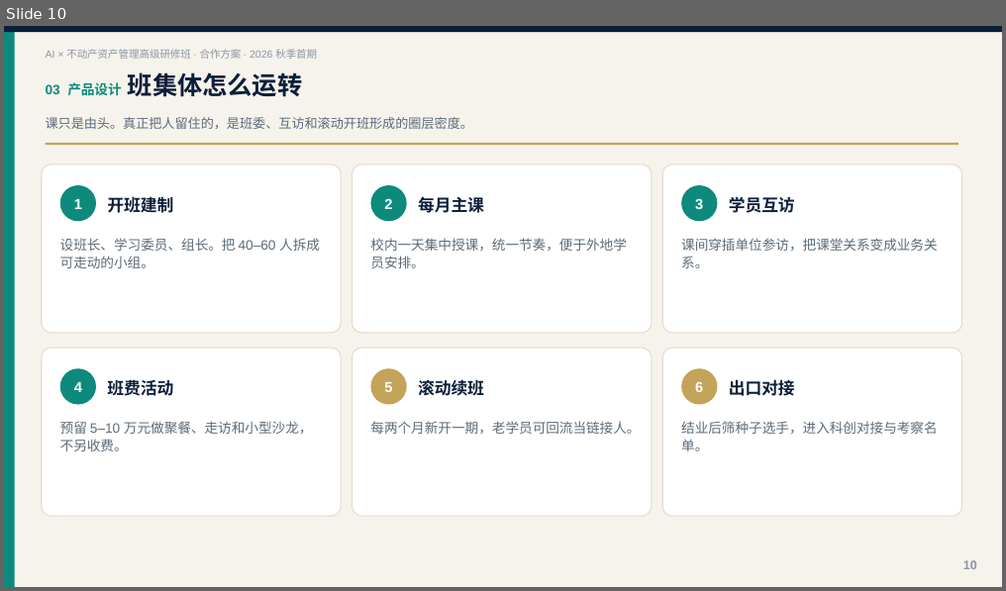
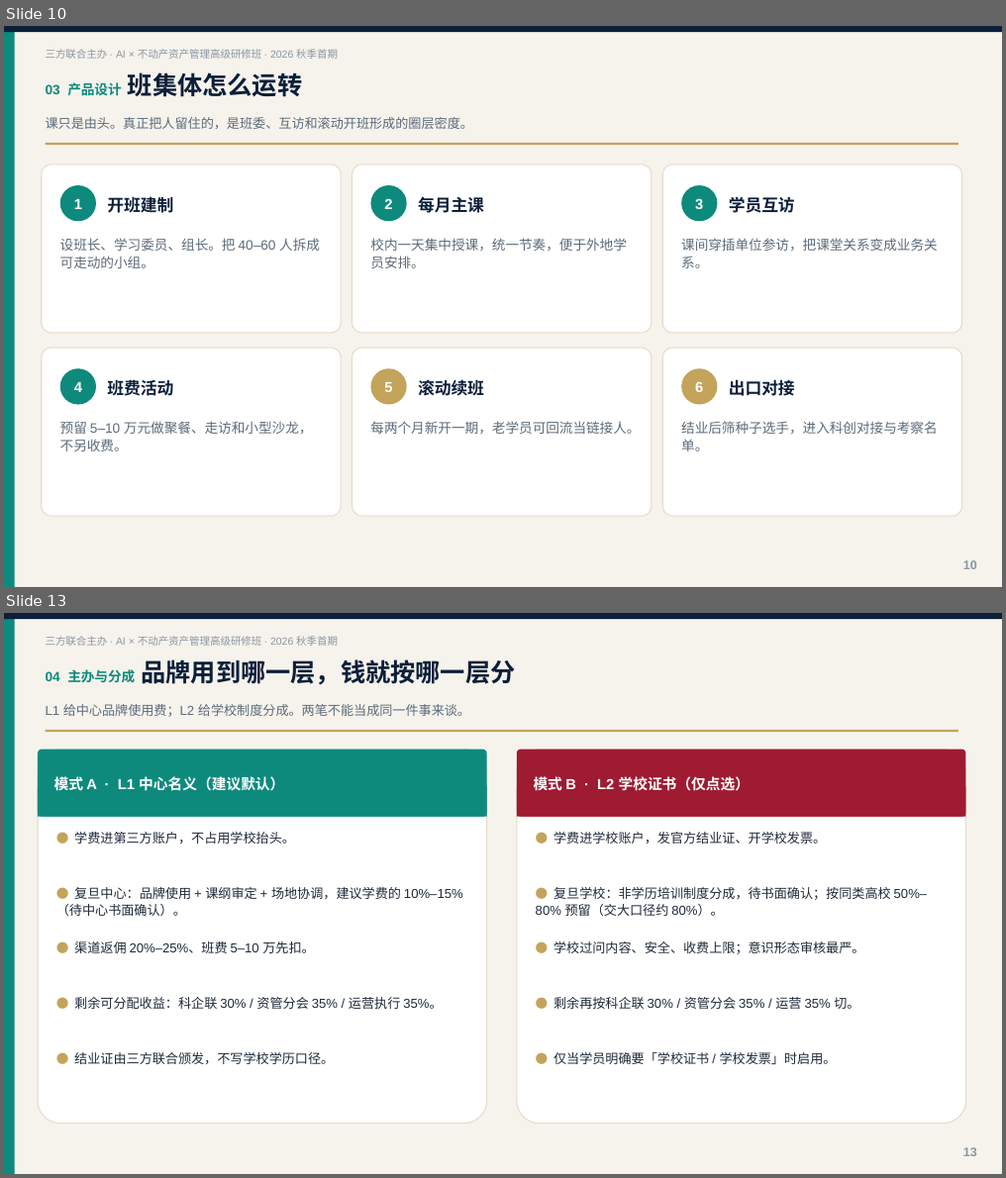
Before and after one commit to hujigang2010-maker/AIDEN, a slide deck: output/AI+不动产资产管理高级研修班_合作方案.pptx. Shown one above the other, each under a label of ours: slide 10 before the commit, slides 10 and 13 after it; the slides between them are not shown. The pictures are 1006x591 and 1006x1178 pixels, drawn with LibreOffice and Linux fonts; fonts in the diff are those of the drawing. Boxes give left, top, right and bottom in pixels: in the first picture for what was removed or moved away, otherwise in the second. Text is boxed around its words. In the diff, an @@ line names an element or a change of style, - is before the commit and + after.

```diff
--- a/output/AI+不动产资产管理高级研修班_合作方案.pptx
+++ b/output/AI+不动产资产管理高级研修班_合作方案.pptx
@@ slide 13 added at (x1=4, y1=613, x2=1002, y2=1174), background #FFFFFF @@
@@ rectangle added at (x1=4, y1=613, x2=1002, y2=1174), fill #F6F3EC @@
@@ rectangle added at (x1=4, y1=613, x2=15, y2=1174), fill #0E8A7D @@
@@ rectangle added at (x1=4, y1=613, x2=1002, y2=619), fill #0B1F3A @@
@@ text added at (x1=46, y1=636, x2=338, y2=646), 10 pt, text #8A96A3 @@
+三方联合主办 · AI × 不动产资产管理高级研修班 · 2026 秋季首期
@@ text added at (x1=46, y1=660, x2=515, y2=685), 24 pt, text #0B1F3A, bold @@
+04 主办与分成 品牌用到哪一层，钱就按哪一层分
@@ text added at (x1=46, y1=704, x2=470, y2=717), 12.5 pt, text #5C6B7A @@
+L1 给中心品牌使用费；L2 给学校制度分成。两笔不能当成同一件事来谈。
@@ rectangle added at (x1=46, y1=730, x2=958, y2=732), fill #C4A35A @@
@@ rounded rectangle added at (x1=38, y1=750, x2=487, y2=1124), fill #FFFFFF, outline #E4DCCC 1 pt @@
@@ rounded rectangle added at (x1=38, y1=750, x2=487, y2=817), fill #0E8A7D @@
@@ rounded rectangle added at (x1=517, y1=750, x2=966, y2=1124), fill #FFFFFF, outline #E4DCCC 1 pt @@
@@ rounded rectangle added at (x1=517, y1=750, x2=966, y2=817), fill #9E1B32 @@
@@ rectangle added at (x1=38, y1=786, x2=487, y2=817), fill #0E8A7D @@
@@ text added at (x1=54, y1=774, x2=284, y2=793), 14 pt, text #FFFFFF, bold @@
+模式 A · L1 中心名义（建议默认）
@@ rectangle added at (x1=517, y1=786, x2=966, y2=817), fill #9E1B32 @@
@@ text added at (x1=534, y1=776, x2=750, y2=791), 14 pt, text #FFFFFF, bold @@
+模式 B · L2 学校证书（仅点选）
@@ text added at (x1=74, y1=832, x2=295, y2=844), 12.5 pt, text #1E2A3A @@
+● 学费进第三方账户，不占用学校抬头。
@@ text added at (x1=553, y1=832, x2=826, y2=844), 12.5 pt, text #1E2A3A @@
+● 学费进学校账户，发官方结业证、开学校发票。
@@ text added at (x1=56, y1=887, x2=463, y2=916), 12.5 pt, text #1E2A3A @@
+● 复旦中心：品牌使用 + 课纲审定 + 场地协调，建议学费的 10%–15%（待中心书面确认）。
@@ text added at (x1=536, y1=887, x2=928, y2=916), 12.5 pt, text #1E2A3A @@
+● 复旦学校：非学历培训制度分成，待书面确认；按同类高校 50%–80% 预留（交大口径约 80%）。
@@ text added at (x1=74, y1=942, x2=314, y2=954), 12.5 pt, text #1E2A3A @@
+● 渠道返佣 20%–25%、班费 5–10 万先扣。
@@ text added at (x1=553, y1=942, x2=865, y2=955), 12.5 pt, text #1E2A3A @@
+● 学校过问内容、安全、收费上限；意识形态审核最严。
@@ text added at (x1=74, y1=997, x2=442, y2=1009), 12.5 pt, text #1E2A3A @@
+● 剩余可分配收益：科企联 30% / 资管分会 35% / 运营执行 35%。
@@ text added at (x1=553, y1=997, x2=859, y2=1009), 12.5 pt, text #1E2A3A @@
+● 剩余再按科企联 30% / 资管分会 35% / 运营 35% 切。
@@ text added at (x1=74, y1=1053, x2=334, y2=1064), 12.5 pt, text #1E2A3A @@
+● 结业证由三方联合颁发，不写学校学历口径。
@@ text added at (x1=553, y1=1053, x2=837, y2=1064), 12.5 pt, text #1E2A3A @@
+● 仅当学员明确要「学校证书 / 学校发票」时启用。
@@ text added at (x1=963, y1=1148, x2=977, y2=1157), 12 pt, text #8A96A3, bold @@
+13
@@ slide 10 changed as well @@
@@ text at (x1=46, y1=49, x2=338, y2=59): text changed @@
-AI × 不动产资产管理高级研修班 · 合作方案 · 2026 秋季首期
+三方联合主办 · AI × 不动产资产管理高级研修班 · 2026 秋季首期
```
Also in this commit, not shown: 14 other slides changed, 3 other slides added, 2 slides removed, 2 other files.
